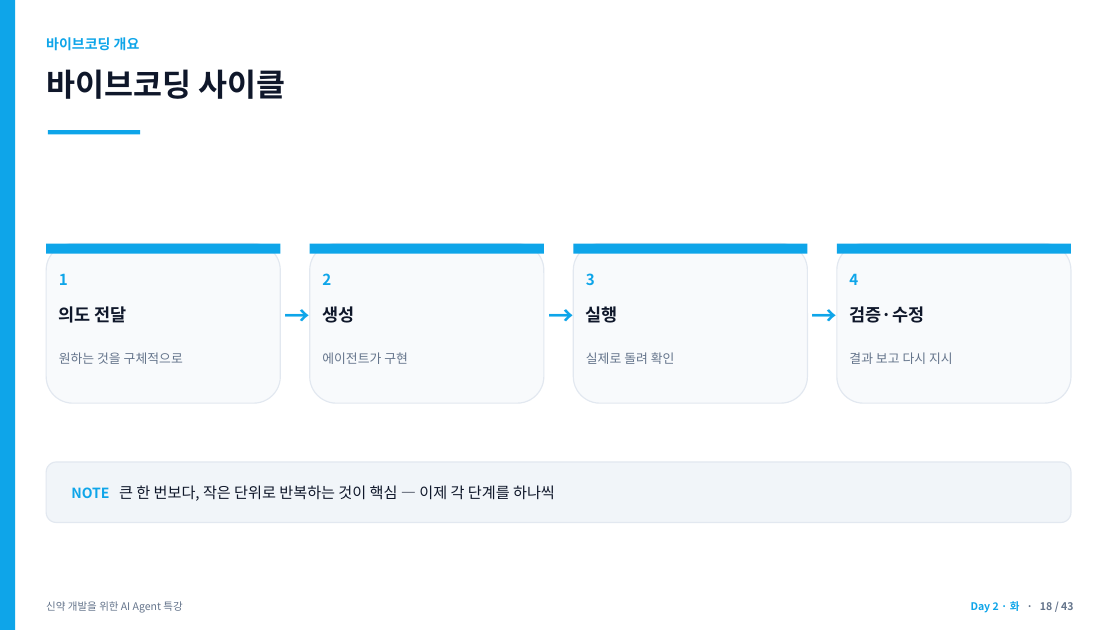
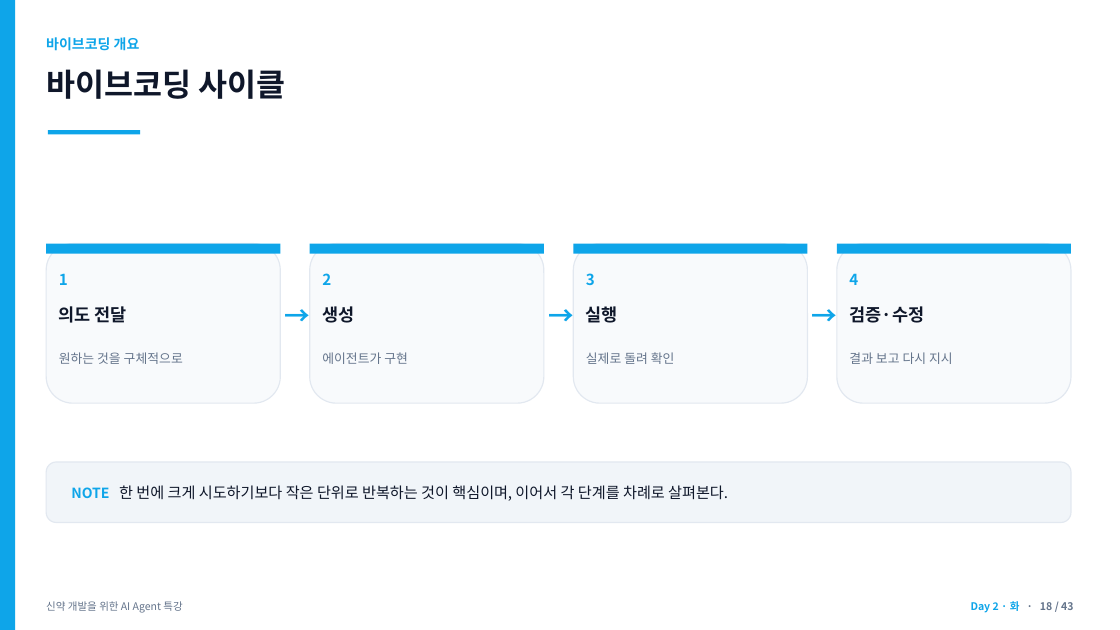
Before and after one commit to jyshin-22/wku-ai-agent-program, a slide deck: slide 18 of slides/day2.pptx. Drawn at 1120x630 pixels with LibreOffice and Linux fonts; fonts in the diff are those of the drawing. Boxes give left, top, right and bottom in pixels: in the first picture for what was removed or moved away, otherwise in the second. Text is boxed around its words. In the diff, an @@ line names an element or a change of style, - is before the commit and + after.

```diff
--- a/slides/day2.pptx
+++ b/slides/day2.pptx
@@ text at (71, 485, 728, 501): text changed @@
-NOTE 큰 한 번보다, 작은 단위로 반복하는 것이 핵심 — 이제 각 단계를 하나씩
+NOTE 한 번에 크게 시도하기보다 작은 단위로 반복하는 것이 핵심이며, 이어서 각 단계를 차례로 살펴본다.
```
Also in this commit, not shown: 12 other slides changed, 10 other files.
